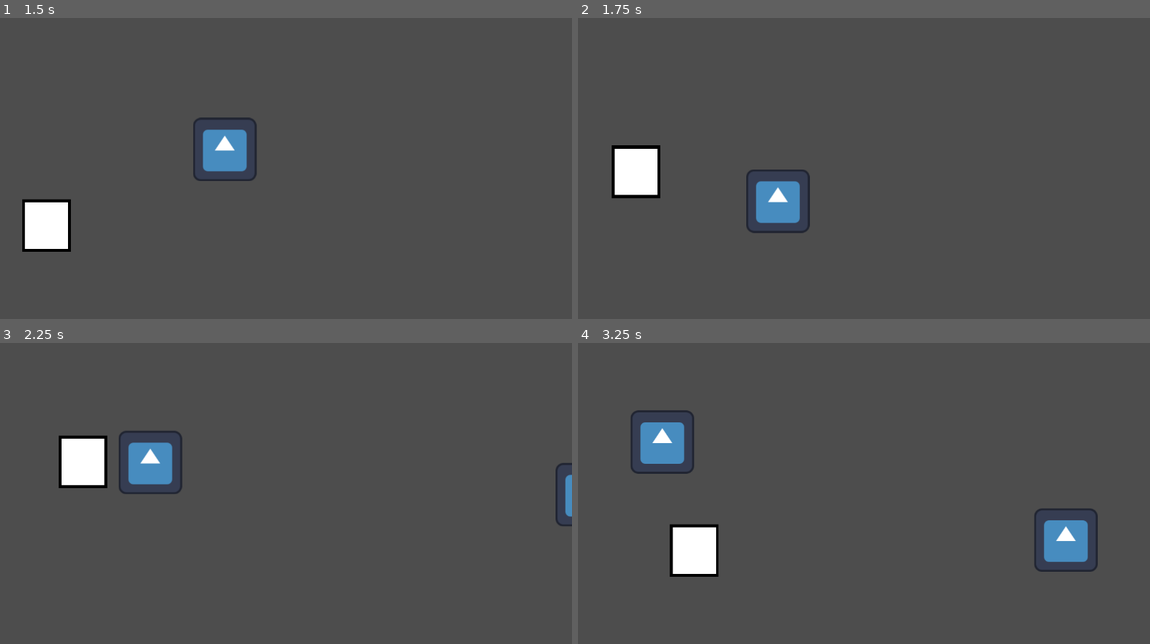
Above: before the commit, frames 1-4 (two rows, left to right).
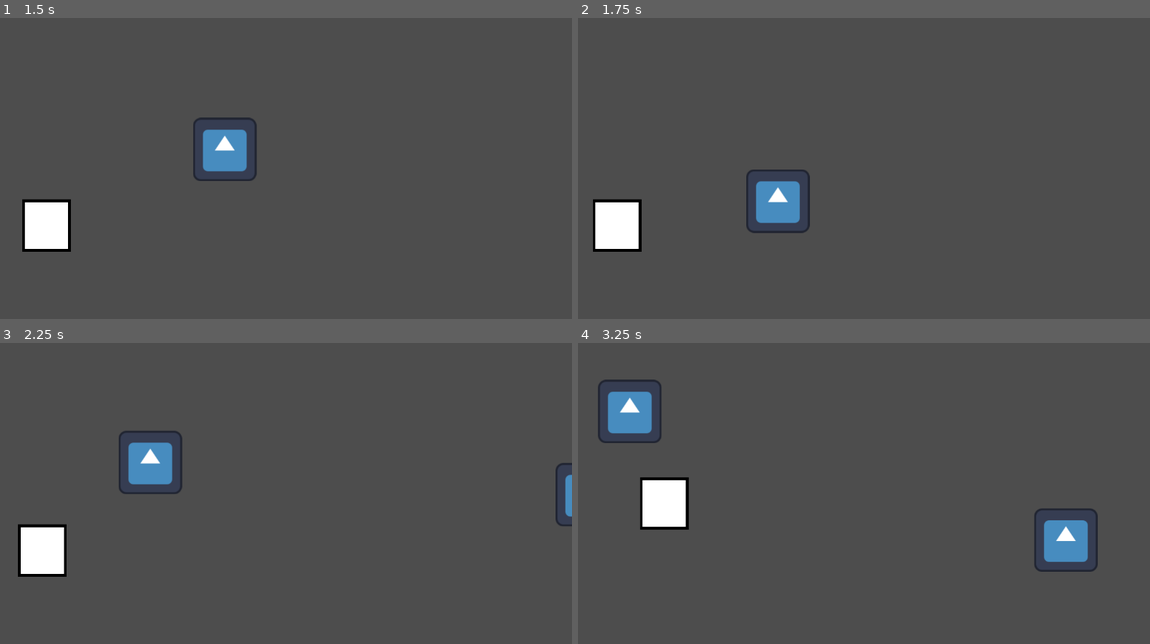
Above: after the commit, the same moments.

Repository: driftingdeluge/Spring_Game_Jam_2026
Game: Godot game, scene res://Scenes/Menu.tscn
The game is run twice, just before and just after one commit, with the same random seed, the same clock (stepped at 60 frames per second) and the same inputs. The engine's default icon, where the game draws it, is replaced by a stand-in: a white triangle on a blue panel in a dark square.
Inputs:
- Up to frame 1 (1.5 s): click "Play" at 0.5 s; tap F (changeMode, bound only after the commit) at 1.35 s
- Up to frame 2 (1.75 s): tap Space (jump) at 1.52, 1.55 s
- Up to frame 3 (2.25 s): tap Space (jump) at 1.82, 2.1 s
- Up to frame 4 (3.25 s): tap Space (jump) at 2.27, 2.57, 3.05 s; tap F (changeMode, bound only after the commit) at 2.3, 2.85 s

Frame 1 is identical in both runs. In frame 2, 3.0% of the frame differs, in the area x 2-15%, y 42-78%; in frame 3, 3.0%; in frame 4, 5.4%, in the area x 3-25%, y 12-78%.

Commit message:
fixed godot and hcange speed in air

Diff:
--- a/player.gd
+++ b/player.gd
@@ -17,12 +17,13 @@
 		if mode > 2:
 			mode = 0
 
-	if Input.is_action_just_pressed("jump") and is_on_floor():
+	if Input.is_action_just_pressed("jump"):
 		match mode:
 			0:
-				velocity = Vector2.UP.rotated(rotation) * rotation_speed
-				velocity.y = jump_force
-				AudioManager.playSound("jump.wav", 0)
+				if is_on_floor():
+					velocity = Vector2.UP.rotated(rotation) * rotation_speed
+					velocity.y = jump_force
+					AudioManager.playSound("jump.wav", 0)
 			1:
 				speed = -speed
 			2:
--- a/project.godot
+++ b/project.godot
@@ -27,6 +27,11 @@
 "events": [Object(InputEventKey,"resource_local_to_scene":false,"resource_name":"","device":-1,"window_id":0,"alt_press …(191 unchanged characters)…
 ]
 }
+changeMode={
+"deadzone": 0.2,
+"events": [Object(InputEventKey,"resource_local_to_scene":false,"resource_name":"","device":-1,"window_id":0,"alt_pressed":false,"shift_pressed":false,"ctrl_pressed":false,"meta_pressed":false,"pressed":false,"keycode":0,"physical_keycode":70,"key_label":0,"unicode":102,"location":0,"echo":false,"script":null)
+]
+}
 
 [physics]
 
